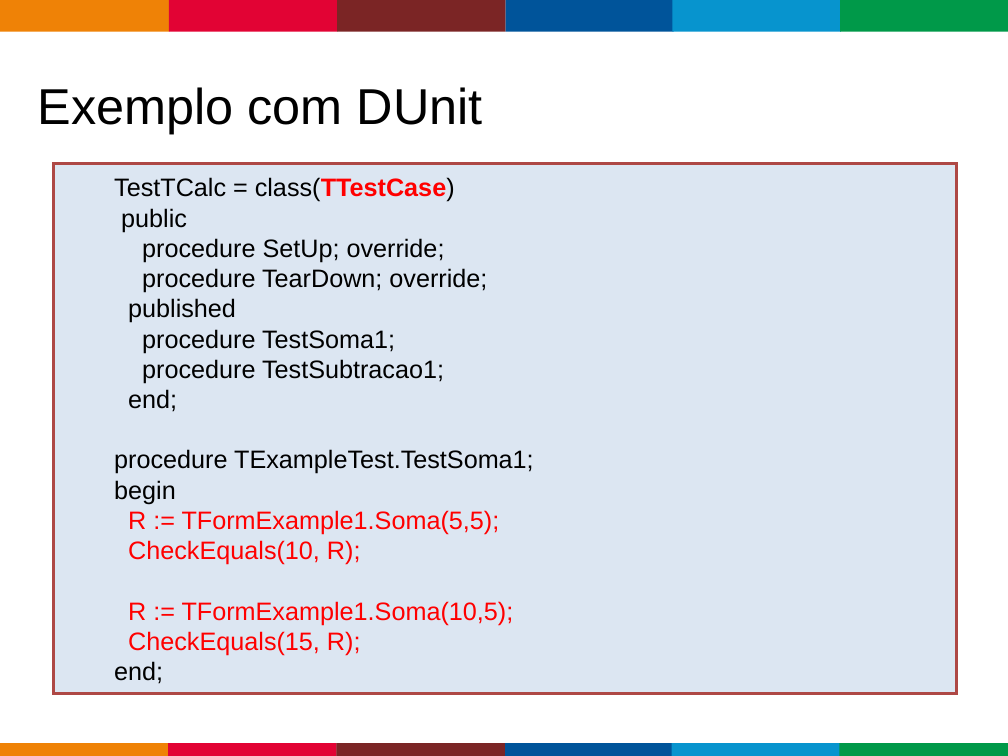
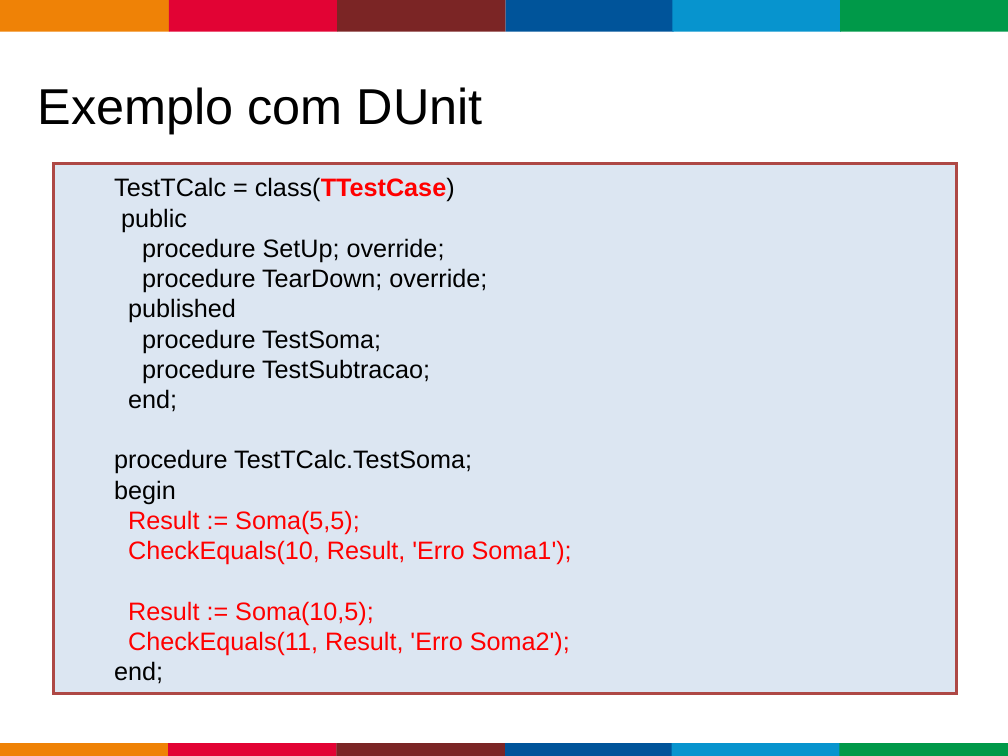
Before and after one commit to bravesoftdz/tdc-2017, a slide deck: slide 13 of Apresentação/Unittest.ppt. Drawn at 1008x756 pixels with LibreOffice and Linux fonts; fonts in the diff are those of the drawing; background and template pictures are left out. Boxes give left, top, right and bottom in pixels: in the first picture for what was removed or moved away, otherwise in the second. Text is boxed around its words. In the diff, an @@ line names an element or a change of style, - is before the commit and + after.

```diff
--- a/Apresentação/Unittest.ppt
+++ b/Apresentação/Unittest.ppt
@@ text in rectangle at bbox=[142, 329, 430, 383]: text changed @@
-  procedure TestSoma1;
-  procedure TestSubtracao1;
+  procedure TestSoma;
+  procedure TestSubtracao;
@@ text in rectangle at bbox=[114, 449, 472, 474]: text changed @@
-  procedure TExampleTest.TestSoma1;
+  procedure TestTCalc.TestSoma;
@@ text in rectangle at bbox=[128, 510, 572, 656]: text changed @@
-  R := TFormExample1.Soma(5,5);
-  CheckEquals(10, R);
-  R := TFormExample1.Soma(10,5);
-  CheckEquals(15, R);
+  Result := Soma(5,5);
+  CheckEquals(10, Result, 'Erro Soma1');
+  Result := Soma(10,5);
+  CheckEquals(11, Result, 'Erro Soma2');
```
Also in this commit, not shown: 3 other slides changed, 3 slides added, 1 slide removed, 2 other files.
